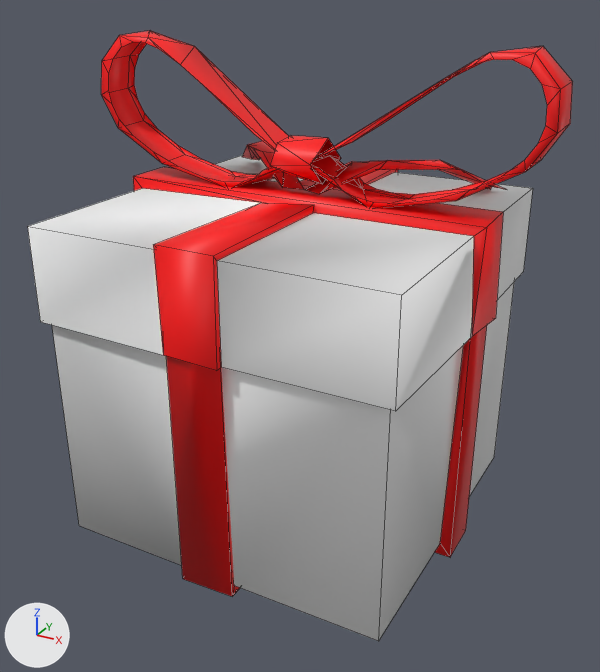
What one commit did to the FBX model Contents/mods/The Christmas Miracle/media/models_X/WorldStaticModel/WorldItem_CM_MediumPresent.fbx.
The view is the same before and after, from a 50 mm lens placed at (0.0029, -0.00547, 0.00414), pointed at (0.00001, -0.00021, 0.00151). Arrows for +X, +Y and +Z are at lower left; the lights stay in place. Mesh edges are drawn as thin lines.
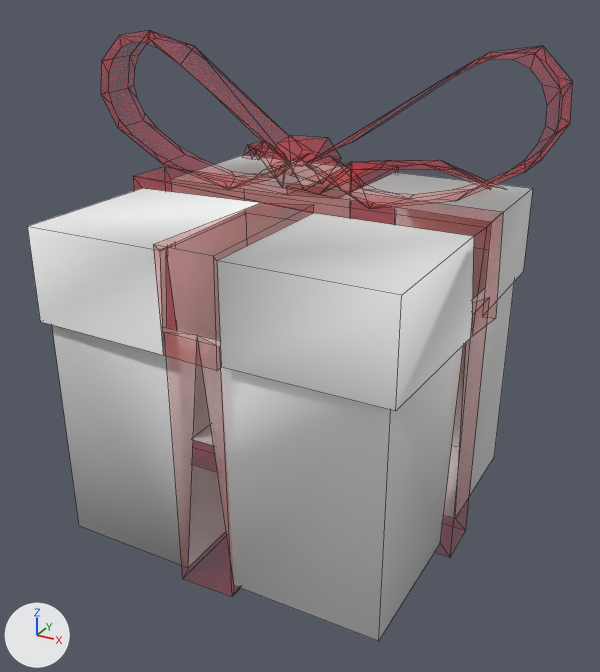
The newer file is also rescaled (x0.75) as a whole; pictures and numbers use the older file's frame.

Location of each change, (x1, y1, x2, y2) in pixels of the pictures (600 x 672 px):
```json
{"object": "Cube", "change": "recoloured", "before": [101, 31, 573, 596], "after": [101, 31, 573, 596]}
```

The change, as JSON lines over the scene's bpy script:
```json
{"op": "add", "block": "mat_material_002", "code": ["mat_material_002 = bpy.data.materials.new('Material.002')", "# uses the picture img_present_png"]}
{"block": "me_cube", "where": "me_cube.from_pydata(...)  # 250 vertices, 246 faces; spans x -0.00188..0.00178, y -0.00155..0.00135, z -0.0001..0.0037"}
{"op": "remove", "block": "me_cube", "code": "me_cube.materials.append(mat_material)  # picture img_present_png"}
{"op": "add", "block": "me_cube", "code": "me_cube.materials.append(mat_material_002)"}
```
